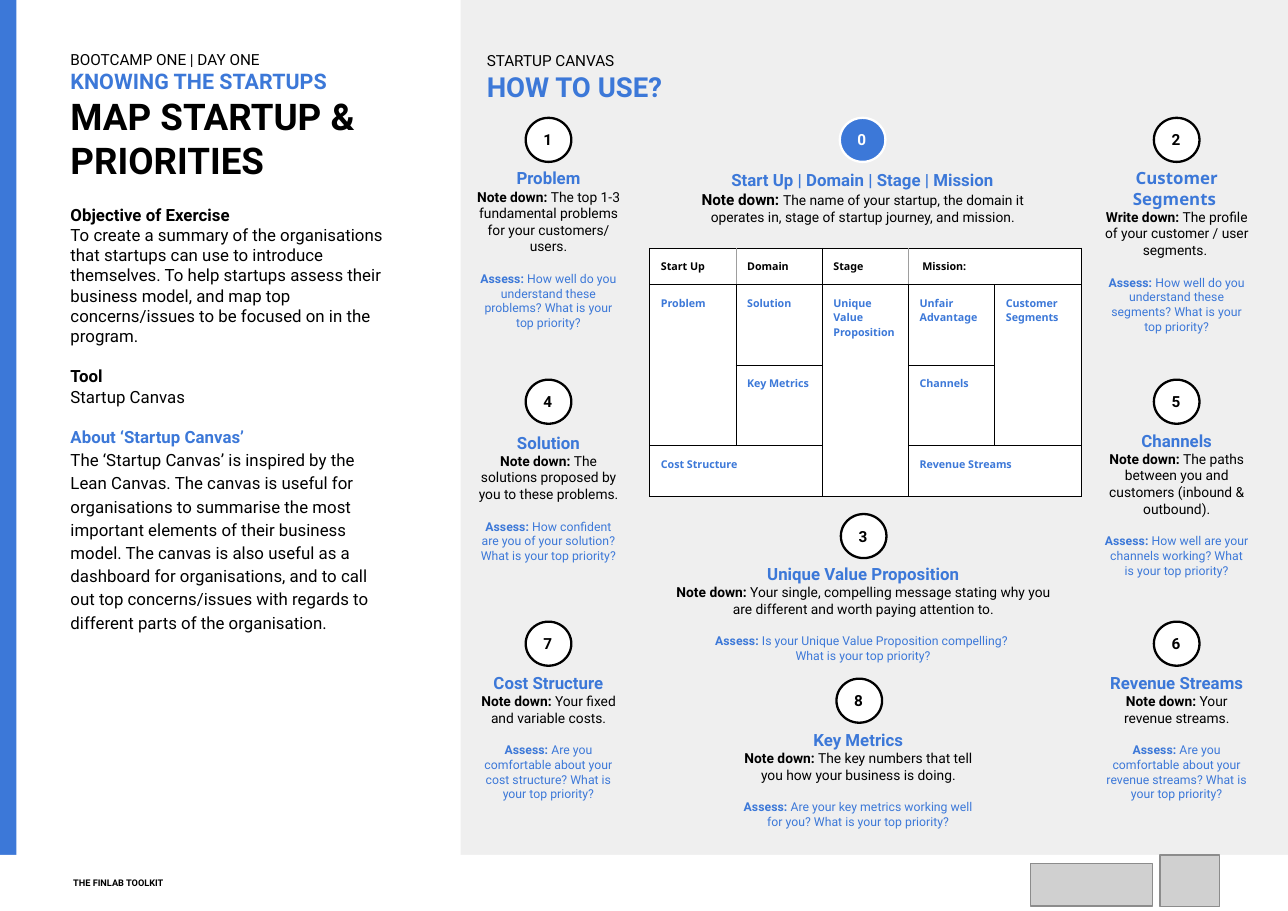
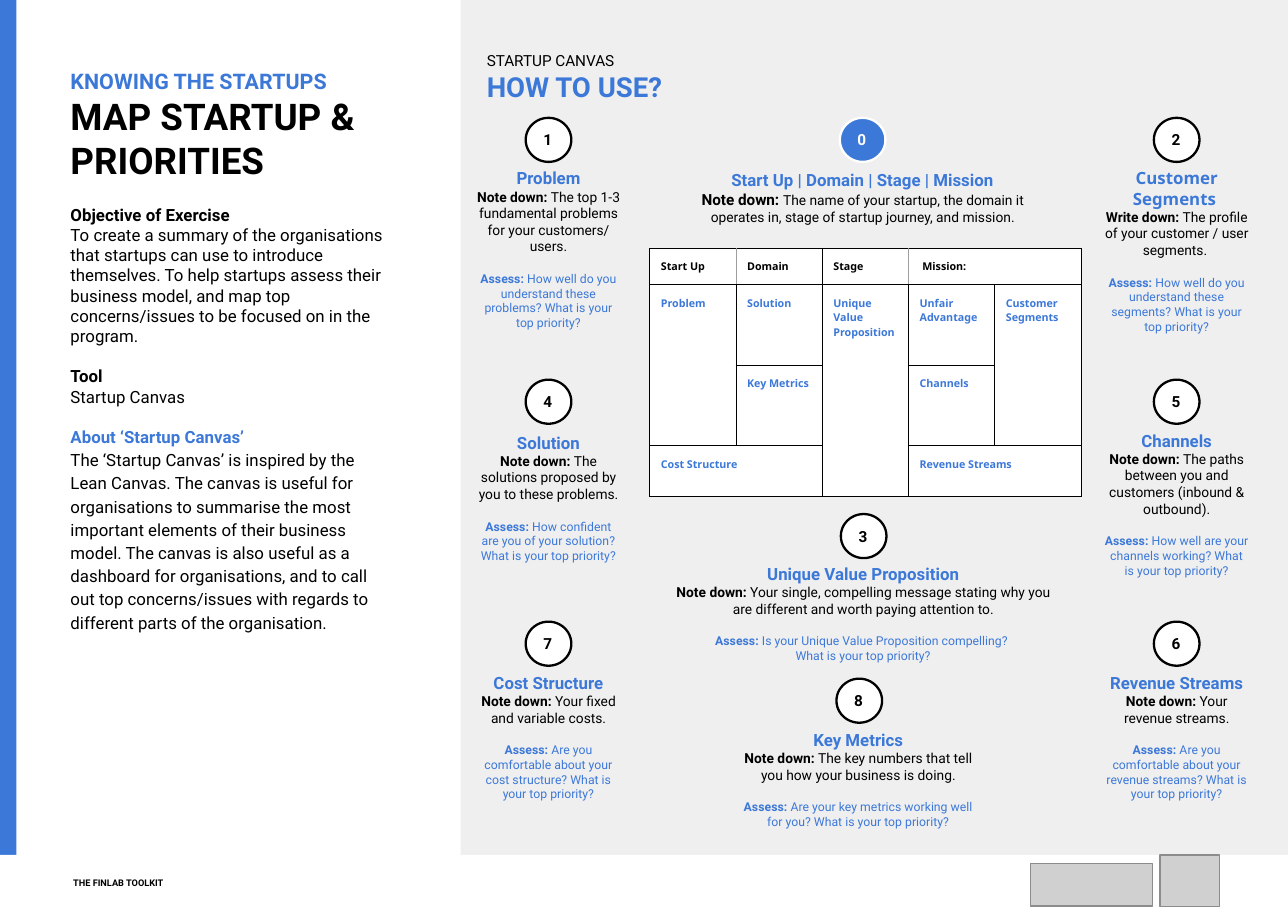
Before and after one commit to finlab-uncdf/finlab-uncdf.github.io, a slide deck: slide 1 of files/tools/ppt/Startup Canvas_FacilitationDeck.pptx. Drawn at 1288x911 pixels with LibreOffice and Linux fonts; fonts in the diff are those of the drawing; grey boxes stand for pictures. Boxes give left, top, right and bottom in pixels: in the first picture for what was removed or moved away, otherwise in the second. Text is boxed around its words. In the diff, an @@ line names an element or a change of style, - is before the commit and + after.

```diff
--- a/files/tools/ppt/Startup Canvas_FacilitationDeck.pptx
+++ b/files/tools/ppt/Startup Canvas_FacilitationDeck.pptx
@@ title at (x1=70, y1=54, x2=260, y2=65): paragraph removed @@
-BOOTCAMP ONE | DAY ONE
```
Also in this commit, not shown: 1 other slide changed, 22 other files.
